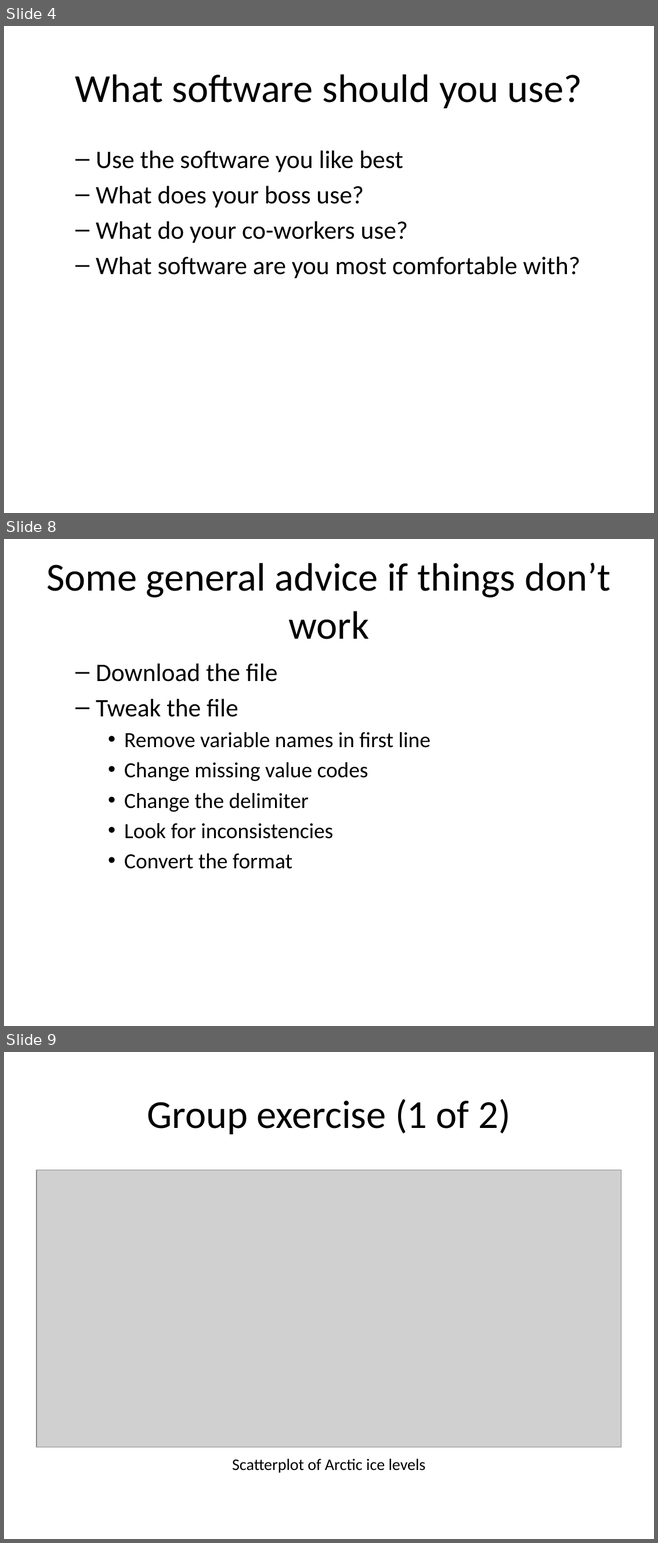
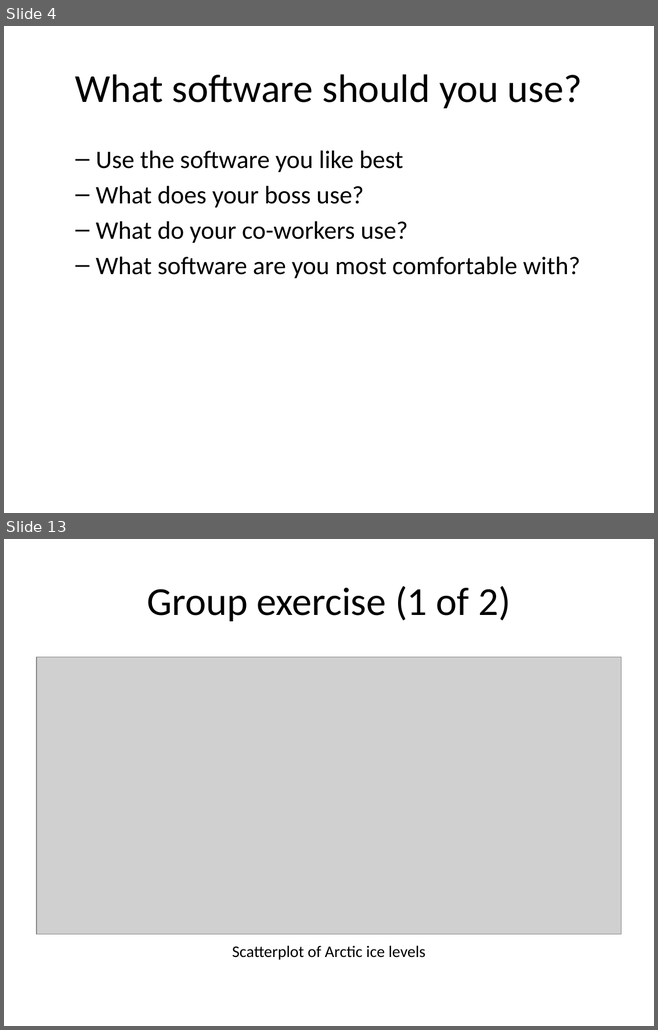
Before and after one commit to pmean/data-visualization, a slide deck: data-viz-01/src/v01-main-scatterplots.pptx. Shown one above the other, each under a label of ours: slides 4, 8 and 9 before the commit, slides 4 and 13 after it; the slides between them are not shown. The pictures are 658x1543 and 658x1030 pixels, drawn with LibreOffice and Linux fonts; fonts in the diff are those of the drawing; grey boxes stand for pictures. Boxes give left, top, right and bottom in pixels: in the first picture for what was removed or moved away, otherwise in the second. Text is boxed around its words. In the diff, an @@ line names an element or a change of style, - is before the commit and + after.

```diff
--- a/data-viz-01/src/v01-main-scatterplots.pptx
+++ b/data-viz-01/src/v01-main-scatterplots.pptx
@@ slide 8 removed at (4, 539, 654, 1026), background #FFFFFF @@
@@ title removed at (46, 563, 610, 639) @@
-Some general advice if things don’t work
@@ text removed at (96, 663, 430, 869) @@
-  – Download the file
-  – Tweak the file
-    • Remove variable names in first line
-    • Change missing value codes
-    • Change the delimiter
-    • Look for inconsistencies
-    • Convert the format
@@ what was slide 9 is now slide 13 @@
```
Also in this commit, not shown: 8 slides added, 3 other slides removed, 7 other files.
